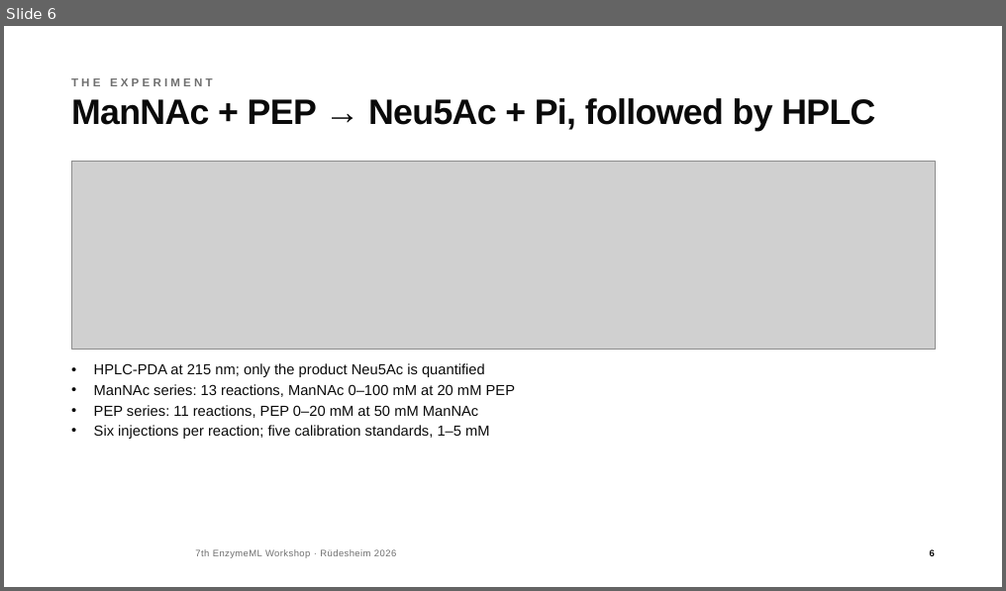
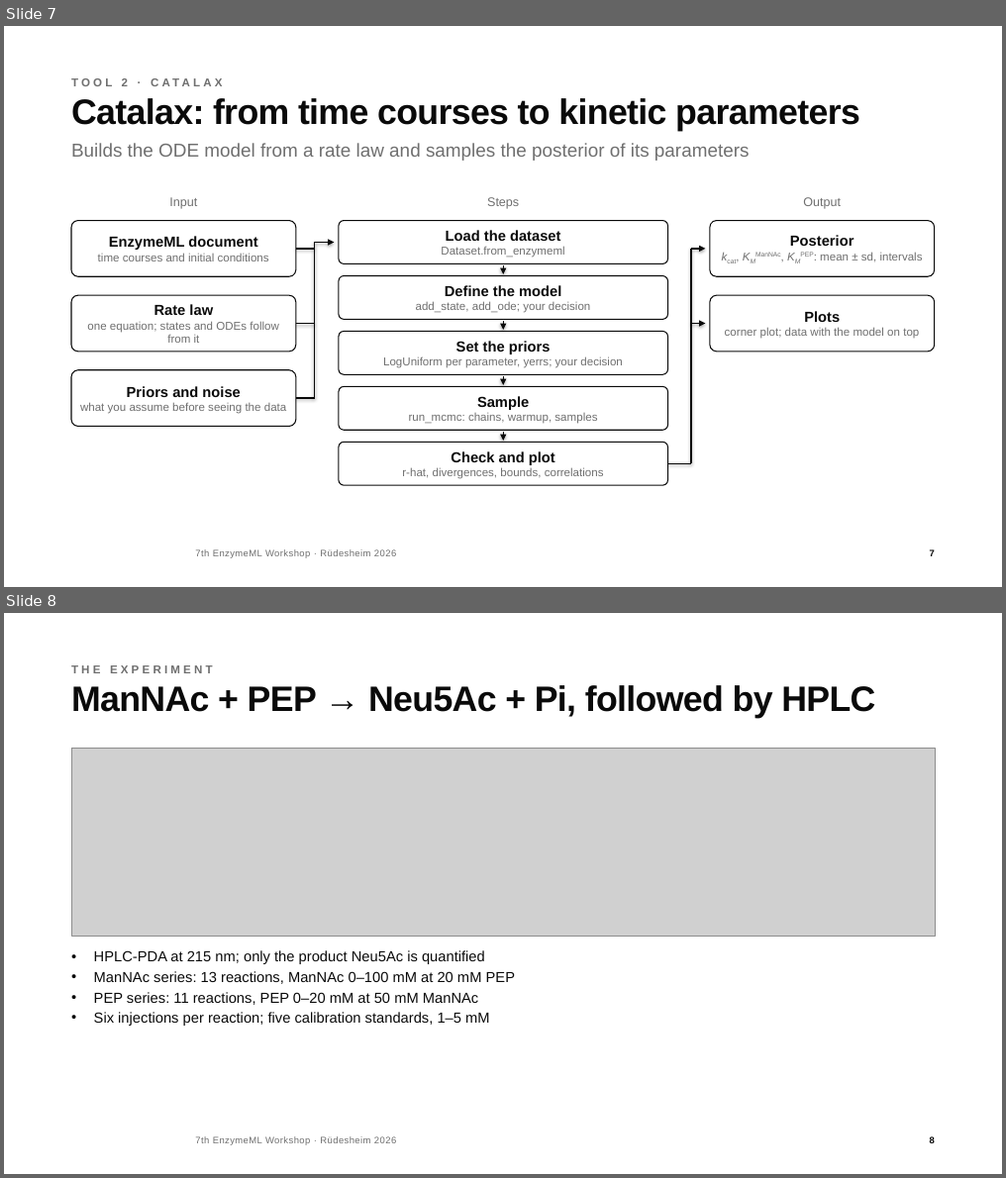
Before and after one commit to haeussma/enzymeml-workshop-modelling-2026, a slide deck: slides/workshop.pptx. Shown one above the other, each under a label of ours: slide 6 before the commit, slides 7 and 8 after it. The pictures are 1006x591 and 1006x1178 pixels, drawn with LibreOffice and Linux fonts; fonts in the diff are those of the drawing; grey boxes stand for pictures; background and template pictures are left out. Boxes give left, top, right and bottom in pixels: in the first picture for what was removed or moved away, otherwise in the second. Text is boxed around its words. In the diff, an @@ line names an element or a change of style, - is before the commit and + after.

```diff
--- a/slides/workshop.pptx
+++ b/slides/workshop.pptx
@@ slide 7 added at bbox=[4, 26, 1002, 587], background #FFFFFF; not listed: 2 template elements that a slide beside it also shows @@
@@ text added at bbox=[122, 78, 128, 86], 11 pt, text #6F6F6F, bold @@
+TOOL 2 · CATALAX
@@ title added at bbox=[71, 98, 860, 131], 34 pt, text #0A0A0A, bold @@
+Catalax: from time courses to kinetic parameters
@@ text added at bbox=[71, 143, 749, 161], 18 pt, text #6F6F6F @@
+Builds the ODE model from a rate law and samples the posterior of its parameters
@@ text added at bbox=[169, 197, 197, 209], 12 pt, text #6F6F6F @@
+Input
@@ text added at bbox=[487, 197, 519, 209], 12 pt, text #6F6F6F @@
+Steps
@@ text added at bbox=[803, 197, 841, 209], 12 pt, text #6F6F6F @@
+Output
@@ rounded rectangle added at bbox=[71, 221, 296, 276], outline #0A0A0A 1 pt, 11 pt, text #6F6F6F @@
+EnzymeML document
+time courses and initial conditions
@@ rounded rectangle added at bbox=[339, 221, 668, 264], outline #0A0A0A 1 pt, 11 pt, text #6F6F6F @@
+Load the dataset
+Dataset.from_enzymeml
@@ rounded rectangle added at bbox=[710, 221, 935, 276], outline #0A0A0A 1 pt, 11 pt, text #6F6F6F @@
+Posterior
+kcat, KMManNAc, KMPEP: mean ± sd, intervals
@@ line added from (296, 249) to (315, 249), #0A0A0A 1.25 pt @@
@@ line added from (315, 243) to (315, 398), #0A0A0A 1.25 pt @@
@@ arrow added from (315, 243) to (334, 243), #0A0A0A 1.25 pt @@
@@ line added from (691, 249) to (691, 464), #0A0A0A 1.25 pt @@
@@ arrow added from (691, 249) to (706, 249), #0A0A0A 1.25 pt @@
@@ rounded rectangle added at bbox=[339, 276, 668, 319], outline #0A0A0A 1 pt, 11 pt, text #6F6F6F @@
+Define the model
+add_state, add_ode; your decision
@@ arrow added from (503, 266) to (503, 274), #0A0A0A 1.25 pt @@
@@ rounded rectangle added at bbox=[71, 295, 296, 352], outline #0A0A0A 1 pt, 11 pt, text #6F6F6F @@
+Rate law
+one equation; states and ODEs follow from it
@@ arrow added from (503, 321) to (503, 330), #0A0A0A 1.25 pt @@
@@ rounded rectangle added at bbox=[710, 295, 935, 352], outline #0A0A0A 1 pt, 11 pt, text #6F6F6F @@
+Plots
+corner plot; data with the model on top
@@ line added from (296, 324) to (315, 324), #0A0A0A 1.25 pt @@
@@ rounded rectangle added at bbox=[339, 332, 668, 374], outline #0A0A0A 1 pt, 11 pt, text #6F6F6F @@
+Set the priors
+LogUniform per parameter, yerrs; your decision
@@ arrow added from (691, 324) to (706, 324), #0A0A0A 1.25 pt @@
@@ rounded rectangle added at bbox=[71, 371, 296, 427], outline #0A0A0A 1 pt, 11 pt, text #6F6F6F @@
+Priors and noise
+what you assume before seeing the data
@@ arrow added from (503, 376) to (503, 385), #0A0A0A 1.25 pt @@
@@ line added from (296, 398) to (315, 398), #0A0A0A 1.25 pt @@
@@ rounded rectangle added at bbox=[339, 386, 668, 430], outline #0A0A0A 1 pt, 11 pt, text #6F6F6F @@
+Sample
+run_mcmc: chains, warmup, samples
@@ arrow added from (503, 432) to (503, 441), #0A0A0A 1.25 pt @@
@@ rounded rectangle added at bbox=[339, 442, 668, 485], outline #0A0A0A 1 pt, 11 pt, text #6F6F6F @@
+Check and plot
+r-hat, divergences, bounds, correlations
@@ line added from (668, 464) to (691, 464), #0A0A0A 1.25 pt @@
@@ what was slide 6 is now slide 8 @@
```
Also in this commit, not shown: 1 other slide added, 2 other files.
